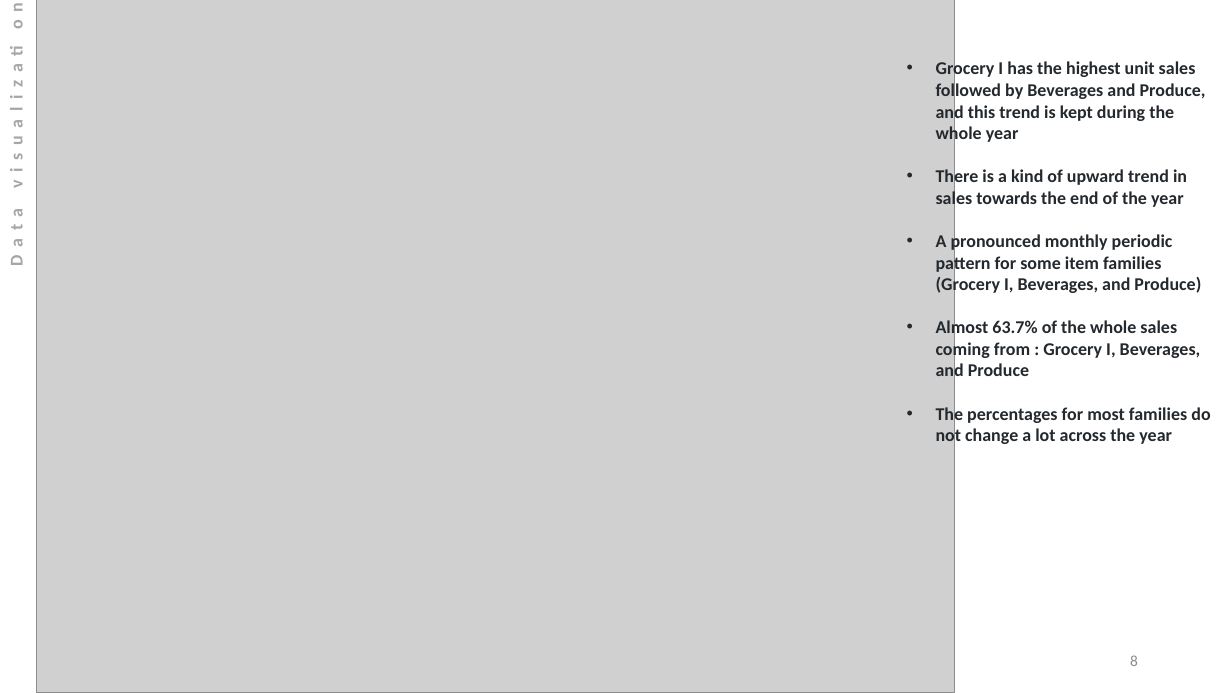
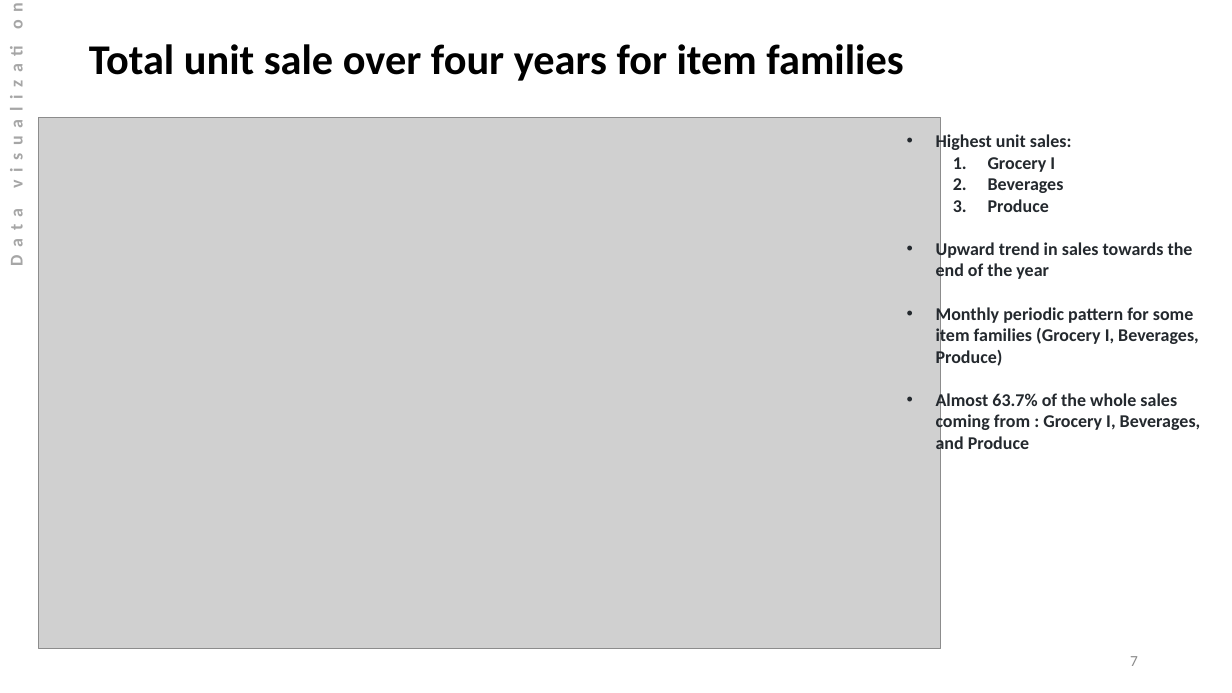
Before and after one commit to Masoud-Ghodrati/cl_test, a slide deck: slide 7 of visualizations_and_ppt/cl_test_presentation.pptx (slide 8 before the commit). Drawn at 1232x693 pixels with LibreOffice and Linux fonts; fonts in the diff are those of the drawing; grey boxes stand for pictures. Boxes give left, top, right and bottom in pixels: in the first picture for what was removed or moved away, otherwise in the second. Text is boxed around its words. In the diff, an @@ line names an element or a change of style, - is before the commit and + after.

```diff
--- a/visualizations_and_ppt/cl_test_presentation.pptx
+++ b/visualizations_and_ppt/cl_test_presentation.pptx
@@ text added at bbox=[89, 44, 903, 81], 33 pt, text #000000, bold @@
+Total unit sale over four years for item families
@@ picture: place and size @@
-picture at bbox=[36, 0, 955, 693]
+picture at bbox=[39, 117, 941, 650]
@@ text "Highest unit sales:": place and size @@
-text "Highest unit sales:" at bbox=[936, 60, 1210, 447]
+text "Highest unit sales:" at bbox=[936, 132, 1201, 454]
@@ text at bbox=[936, 132, 1199, 368]: text changed @@
-• Grocery I has the highest unit sales followed by Beverages and Produce, and this trend is kept during the whole year
-• There is a kind of upward trend in sales towards the end of the year
-• A pronounced monthly periodic pattern for some item families (Grocery I, Beverages, and Produce)
+• Highest unit sales:
+  1. Grocery I
+  2. Beverages
+  3. Produce
+• Upward trend in sales towards the end of the year
+• Monthly periodic pattern for some item families (Grocery I, Beverages, Produce)
@@ text at bbox=[936, 405, 1210, 447]: paragraph removed @@
-• The percentages for most families do not change a lot across the year
@@ page number at bbox=[1130, 656, 1138, 666]: text changed @@
-8
+7
```
Also in this commit, not shown: 11 other slides changed, 5 slides added, 3 slides removed.
